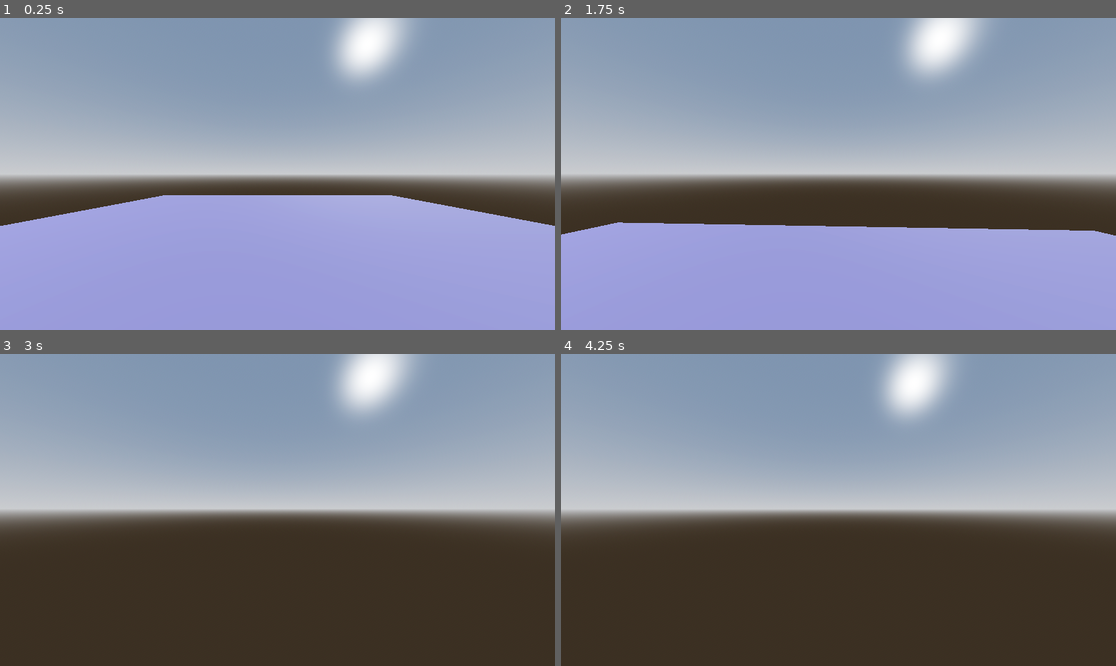
Above: before the commit, frames 1-4 (two rows, left to right).
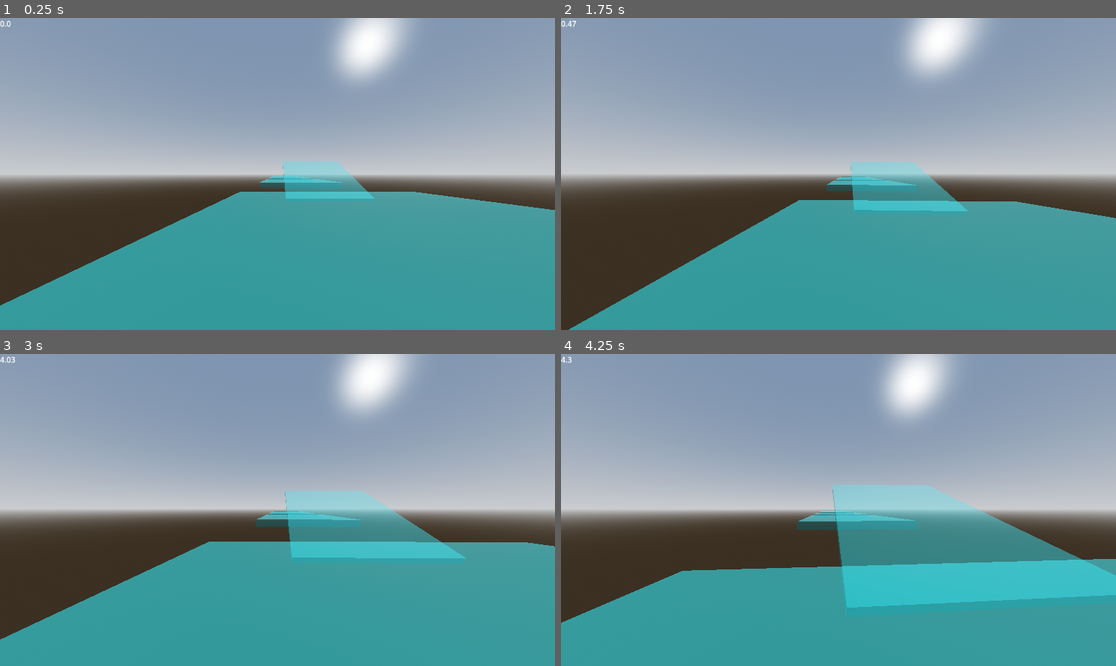
Above: after the commit, the same moments.

Repository: Dr-Sirius/IceRunner
Game: Godot game, scene res://Test_Scene.tscn
The game is run twice, just before and just after one commit, with the same random seed, the same clock (stepped at 60 frames per second) and the same inputs. The project has no main scene, so this scene is started directly.
Inputs (mouse positions are in pixels of both pictures, inside the frame that each line leads up to):
- Up to frame 1 (0.25 s): no input
- Up to frame 2 (1.75 s): tap Enter at 0.5 s; move the mouse to (866, 174) at 0.52 s; hold Shift (move_sprint, bound only after the commit) 0.53-1.28 s; hold W (move_forward) from 0.53 s (still down); tap Space (jump) at 0.77, 1.07, 1.52, 1.55 s; tap Alt (move_break, bound only after the commit) at 0.8, 1.35 s; move the mouse to (810, 174) at 1.27 s
- Up to frame 3 (3 s): keep holding W (move_forward); tap Space (jump) at 1.82 s; move the mouse to (288, 503) at 2.02 s; hold Space (jump) 2.03-2.78 s; tap Shift (move_sprint, bound only after the commit) at 2.3, 2.85 s; move the mouse to (271, 516) at 2.77 s
- Up to frame 4 (4.25 s): keep holding W (move_forward); tap Space (jump) at 3.02, 3.32 s; tap Alt (move_break, bound only after the commit) at 3.05, 3.6 s; move the mouse to (877, 513) at 3.52 s; hold Space (jump) from 3.53 s (still down)

The runs differ from the first frame. In frame 1, 43% of the frame differs, in the area x 0-100%, y 0-100%; in frame 2, 40%; in frame 3, 37%; in frame 4, 38%.

Commit message:
altered player to allow for late jumps

Diff:
--- a/Test_Scene.tscn
+++ b/Test_Scene.tscn
@@ -1,6 +1,7 @@
-[gd_scene load_steps=6 format=3 uid="uid://c6ufmqtnbu5wx"]
+[gd_scene load_steps=9 format=3 uid="uid://c6ufmqtnbu5wx"]
 
-[ext_resource type="PackedScene" uid="uid://bv4wvc0fg51in" path="res://player.tscn" id="1_rh5xb"]
+[ext_resource type="PackedScene" uid="uid://bv4wvc0fg51in" path="res://player.tscn" id="2_4g0oj"]
+[ext_resource type="Material" uid="uid://bfdp4gcysg86f" path="res://ice.tres" id="2_cwt80"]
 
 [sub_resource type="ProceduralSkyMaterial" id="ProceduralSkyMaterial_rh5xb"]
 sky_horizon_color = Color(0.66224277, 0.6717428, 0.6867428, 1)
@@ -15,8 +16,12 @@
 tonemap_mode = 2
 glow_enabled = true
 
-[sub_resource type="StandardMaterial3D" id="StandardMaterial3D_1xweh"]
-albedo_color = Color(0.3465113, 0.32809028, 0.48828202, 1)
+[sub_resource type="PhysicsMaterial" id="PhysicsMaterial_rh5xb"]
+friction = 0.11
+
+[sub_resource type="BoxShape3D" id="BoxShape3D_cwt80"]
+
+[sub_resource type="BoxMesh" id="BoxMesh_4g0oj"]
 
 [node name="Node3D" type="Node3D"]
 
@@ -27,12 +32,86 @@
 transform = Transform3D(-0.8660254, -0.29247886, 0.40553197, 0, 0.8110638, 0.58495766, -0.50000006, 0.50658816, -0.7024019, 0, 0, 0)
 shadow_enabled = true
 
-[node name="CSGBox3D" type="CSGBox3D" parent="."]
-material_override = SubResource("StandardMaterial3D_1xweh")
-use_collision = true
-size = Vector3(16, 0.080322266, 16)
+[node name="StaticBody3D" type="StaticBody3D" parent="."]
+physics_material_override = SubResource("PhysicsMaterial_rh5xb")
 
-[node name="CharacterBody3D" parent="." instance=ExtResource("1_rh5xb")]
-transform = Transform3D(1, 0, 0, 0, 1, 0, 0, 0, 1, -0.01578927, 1.0830678, 3.0121362)
-headbob_movement = 0.0
-ground_friction = 0.5
+[node name="CollisionShape3D" type="CollisionShape3D" parent="StaticBody3D"]
+transform = Transform3D(14.698585, 0, 0, 0, 1, 0, 0, 0, 17.484327, 0, 0, 0)
+shape = SubResource("BoxShape3D_cwt80")
+
+[node name="MeshInstance3D" type="MeshInstance3D" parent="StaticBody3D"]
+transform = Transform3D(14.698585, 0, 0, 0, 1, 0, 0, 0, 17.484327, 0, 0, 0)
+material_override = ExtResource("2_cwt80")
+mesh = SubResource("BoxMesh_4g0oj")
+
+[node name="StaticBody3D3" type="StaticBody3D" parent="."]
+transform = Transform3D(1, 0, 0, 0, 1, 0, 0, 0, 1, 0, 0, -32.105267)
+physics_material_override = SubResource("PhysicsMaterial_rh5xb")
+
+[node name="CollisionShape3D" type="CollisionShape3D" parent="StaticBody3D3"]
+transform = Transform3D(14.698585, 0, 0, 0, 1, 0, 0, 0, 17.484327, 0, 0, 0)
+shape = SubResource("BoxShape3D_cwt80")
+
+[node name="MeshInstance3D" type="MeshInstance3D" parent="StaticBody3D3"]
+transform = Transform3D(14.698585, 0, 0, 0, 1, 0, 0, 0, 17.484327, 0, 0, 0)
+material_override = ExtResource("2_cwt80")
+mesh = SubResource("BoxMesh_4g0oj")
+
+[node name="StaticBody3D4" type="StaticBody3D" parent="."]
+transform = Transform3D(1, 0, 0, 0, 1, 0, 0, 0, 1, 0, 0, -54.94619)
+physics_material_override = SubResource("PhysicsMaterial_rh5xb")
+
+[node name="CollisionShape3D" type="CollisionShape3D" parent="StaticBody3D4"]
+transform = Transform3D(14.698585, 0, 0, 0, 1, 0, 0, 0, 17.484327, 0, 0, 0)
+shape = SubResource("BoxShape3D_cwt80")
+
+[node name="MeshInstance3D" type="MeshInstance3D" parent="StaticBody3D4"]
+transform = Transform3D(14.698585, 0, 0, 0, 1, 0, 0, 0, 17.484327, 0, 0, 0)
+material_override = ExtResource("2_cwt80")
+mesh = SubResource("BoxMesh_4g0oj")
+
+[node name="StaticBody3D5" type="StaticBody3D" parent="."]
+transform = Transform3D(1, 0, 0, 0, 1, 0, 0, 0, 1, 0, 0, -78.54709)
+physics_material_override = SubResource("PhysicsMaterial_rh5xb")
+
+[node name="CollisionShape3D" type="CollisionShape3D" parent="StaticBody3D5"]
+transform = Transform3D(14.698585, 0, 0, 0, 1, 0, 0, 0, 17.484327, 0, 0, 0)
+shape = SubResource("BoxShape3D_cwt80")
+
+[node name="MeshInstance3D" type="MeshInstance3D" parent="StaticBody3D5"]
+transform = Transform3D(14.698585, 0, 0, 0, 1, 0, 0, 0, 17.484327, 0, 0, 0)
+material_override = ExtResource("2_cwt80")
+mesh = SubResource("BoxMesh_4g0oj")
+
+[node name="StaticBody3D6" type="StaticBody3D" parent="."]
+transform = Transform3D(1, 0, 0, 0, 1, 0, 0, 0, 1, 0, 0, -102.76929)
+physics_material_override = SubResource("PhysicsMaterial_rh5xb")
+
+[node name="CollisionShape3D" type="CollisionShape3D" parent="StaticBody3D6"]
+transform = Transform3D(14.698585, 0, 0, 0, 1, 0, 0, 0, 17.484327, 0, 0, 0)
+shape = SubResource("BoxShape3D_cwt80")
+
+[node name="MeshInstance3D" type="MeshInstance3D" parent="StaticBody3D6"]
+transform = Transform3D(14.698585, 0, 0, 0, 1, 0, 0, 0, 17.484327, 0, 0, 0)
+material_override = ExtResource("2_cwt80")
+mesh = SubResource("BoxMesh_4g0oj")
+
+[node name="StaticBody3D2" type="StaticBody3D" parent="."]
+transform = Transform3D(1, 0, 0, 0, 0.9094249, -0.41586813, 0, 0.41586813, 0.9094249, 0, 3.409874, -14.931571)
+physics_material_override = SubResource("PhysicsMaterial_rh5xb")
+
+[node name="CollisionShape3D" type="CollisionShape3D" parent="StaticBody3D2"]
+transform = Transform3D(7.0414906, 0, 0, 0, 0.28975096, 0, 0, 0, 8.78391, 0, -0.36898303, 3.1953373)
+shape = SubResource("BoxShape3D_cwt80")
+
+[node name="MeshInstance3D" type="MeshInstance3D" parent="StaticBody3D2"]
+transform = Transform3D(7.0414906, 0, 0, 0, 0.28975096, 0, 0, 0, 8.78391, 0, -0.21679401, 3.5281448)
+material_override = ExtResource("2_cwt80")
+mesh = SubResource("BoxMesh_4g0oj")
+
+[node name="CharacterBody3D" parent="." instance=ExtResource("2_4g0oj")]
+transform = Transform3D(1, 0, 0, 0, 1, 0, 0, 0, 1, -4.243984, 1.5, 4.567936)
+speed = 8.0
+headbob_frequency = 1.0
+ground_friction = 0.1
+auto_behop = false
--- /dev/null
+++ b/ice.tres
@@ -0,0 +1,5 @@
+[gd_resource type="StandardMaterial3D" format=3 uid="uid://bfdp4gcysg86f"]
+
+[resource]
+transparency = 1
+albedo_color = Color(0, 0.64705884, 0.6509804, 0.41568628)
--- a/player.gd
+++ b/player.gd
@@ -4,10 +4,12 @@
 @onready var gravity: float =  ProjectSettings.get_setting("physics/3d/default_gravity")
 
 @export var speed: float = 5
+@export var sprint_speed: float = 5
 @export var jumps: int = 1
 @export var jump_height: float = 5.0
 @export var head: Node3D
 @export var camera: Camera3D
+
 # Exports/Sensitivities
 @export var cam_sens: float = 0.05
 # Export/Speed
@@ -31,21 +33,19 @@
 
 var isCaptured: bool = false
 var desire_dir: Vector3 = Vector3.ZERO
-var jump_velocity: int
+var jump_velocity: float
 
 var can_d_jump: bool = true
 var number_jumps: int
 var base_speed: float = 7
-var sprint_speed: float = 9:
-	set(n):
-		if n <= base_speed:
-			sprint_speed = base_speed + 0.1
-		else:
-			sprint_speed = n
+
+var just_on_ground: bool = false
+
 
 var current_speed: float = base_speed
 
 func _ready():
+	$vel.text = str(velocity)
 	Input.mouse_mode = Input.MOUSE_MODE_CAPTURED
 	is_captured = true
 	base_speed = speed
@@ -71,8 +71,17 @@
 
 
 func _physics_process(delta: float) -> void:
+	$vel.text = str(snappedf((abs(velocity.x) + abs(velocity.z))/2,0.01))
 
-	current_speed = base_speed if !Input.is_action_pressed("move_sprint") else sprint_speed
+
+
+	current_speed = base_speed
+	if Input.is_action_pressed("move_sprint"): current_speed = sprint_speed
+	if Input.is_action_just_pressed("move_break"):
+		velocity.z = lerp(velocity.z,0.1,0.7)
+		velocity.x = lerp(velocity.x,0.1,0.7)
+
+
 
 	var input_dir := Input.get_vector("move_left", "move_right", "move_forward", "move_back").normalized()
 	desire_dir = global_transform.basis * Vector3(input_dir.x, 0, input_dir.y)
@@ -80,14 +89,14 @@
 	if is_on_floor():
 
 		handle_ground_physics(delta)
-
+		just_on_ground = true
 		#handle_ground_dash(delta)
 	else:
 		handle_air_physics(delta)
-
+		just_on_ground = false
 		#handle_air_dash(delta)
 
-	interact_with_rigidbody()
+	#interact_with_rigidbody()
 	move_and_slide()
 
 func handle_ground_physics(delta) -> void:
@@ -114,8 +123,8 @@
 
 func handle_air_physics(delta) -> void:
 	velocity.y -= gravity * delta
-
-	if Input.is_action_just_pressed("jump") and can_d_jump and jumps > 1:
+	# just_on_ground is meant to allow late jumping
+	if Input.is_action_just_pressed("jump") and (can_d_jump and jumps > 1) or (just_on_ground and jumps == 0):
 		velocity.y += jump_velocity
 
 		number_jumps += 1
--- a/player.tscn
+++ b/player.tscn
@@ -7,6 +7,7 @@
 [sub_resource type="CapsuleMesh" id="CapsuleMesh_4flbx"]
 
 [node name="CharacterBody3D" type="CharacterBody3D" node_paths=PackedStringArray("head", "camera")]
+floor_stop_on_slope = false
 script = ExtResource("1_4flbx")
 head = NodePath("Head")
 camera = NodePath("Head/Camera3D")
@@ -22,3 +23,8 @@
 [node name="Camera3D" type="Camera3D" parent="Head"]
 transform = Transform3D(1, 0, 0, 0, 1, 0, 0, 0, 1, 0, 0.60765284, -0.18197566)
 fov = 90.0
+
+[node name="vel" type="Label" parent="."]
+unique_name_in_owner = true
+offset_right = 40.0
+offset_bottom = 23.0
--- a/project.godot
+++ b/project.godot
@@ -13,6 +13,10 @@
 config/name="Ice Runner"
 config/features=PackedStringArray("4.5", "Forward Plus")
 config/icon="res://icon.svg"
+
+[editor_plugins]
+
+enabled=PackedStringArray("res://addons/func_godot/plugin.cfg")
 
 [input]
 
@@ -38,10 +42,20 @@
 }
 move_sprint={
 "deadzone": 0.2,
-"events": []
+"events": [Object(InputEventKey,"resource_local_to_scene":false,"resource_name":"","device":-1,"window_id":0,"alt_pressed":false,"shift_pressed":false,"ctrl_pressed":false,"meta_pressed":false,"pressed":false,"keycode":0,"physical_keycode":4194325,"key_label":0,"unicode":0,"location":0,"echo":false,"script":null)
+]
 }
 jump={
 "deadzone": 0.2,
 "events": [Object(InputEventKey,"resource_local_to_scene":false,"resource_name":"","device":-1,"window_id":0,"alt_press …(191 unchanged characters)…
 ]
 }
+move_break={
+"deadzone": 0.2,
+"events": [Object(InputEventKey,"resource_local_to_scene":false,"resource_name":"","device":-1,"window_id":0,"alt_pressed":false,"shift_pressed":false,"ctrl_pressed":false,"meta_pressed":false,"pressed":false,"keycode":0,"physical_keycode":4194328,"key_label":0,"unicode":0,"location":0,"echo":false,"script":null)
+]
+}
+
+[physics]
+
+3d/physics_engine="Jolt Physics"
